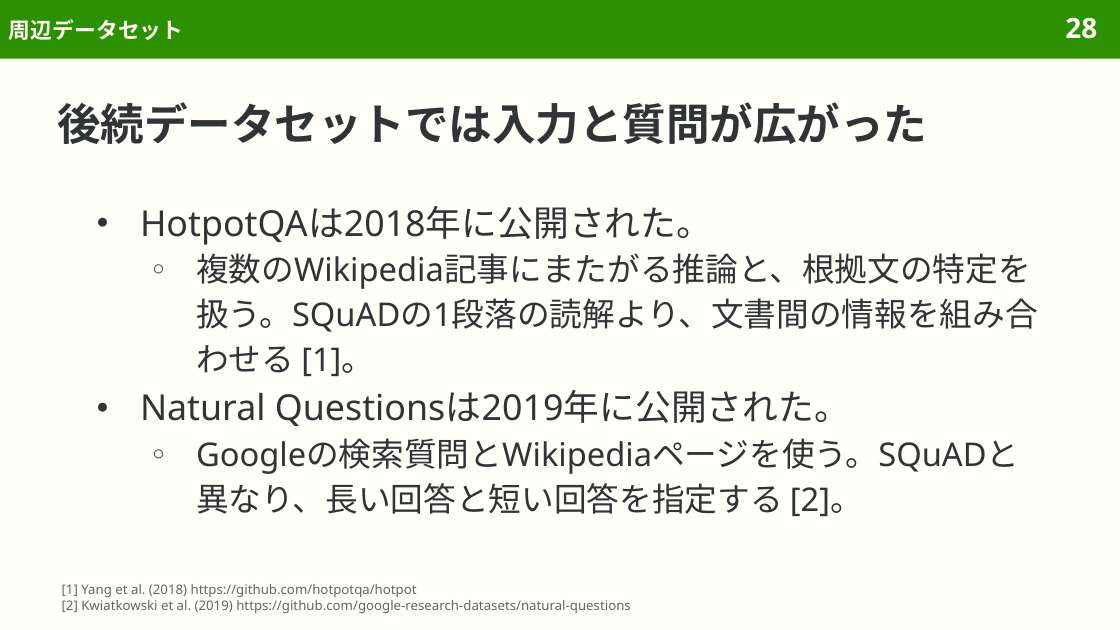
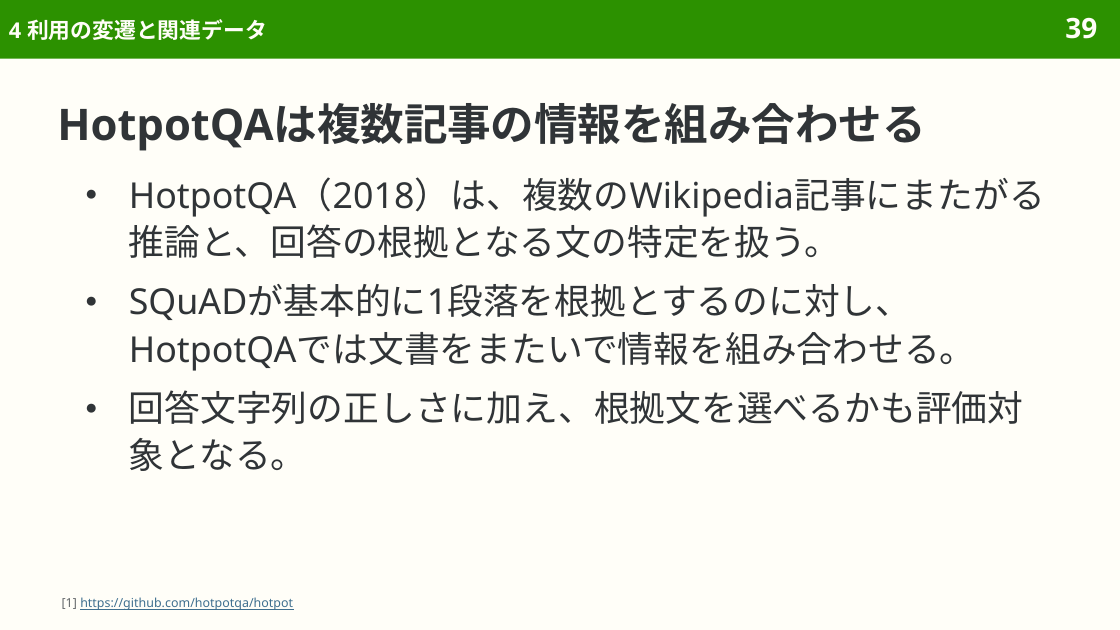
Before and after one commit to sasakiy84/datasets-in-10-minutes, a slide deck: slide 39 of slides/datasets-in-10-minutes-squad.pptx (slide 28 before the commit). Drawn at 1120x630 pixels with LibreOffice and Linux fonts; fonts in the diff are those of the drawing. Boxes give left, top, right and bottom in pixels: in the first picture for what was removed or moved away, otherwise in the second. Text is boxed around its words. In the diff, an @@ line names an element or a change of style, - is before the commit and + after.

Commit message:
Restructure all dataset slides around reader knowledge and concrete examples

```diff
--- a/slides/datasets-in-10-minutes-squad.pptx
+++ b/slides/datasets-in-10-minutes-squad.pptx
@@ title at [9,19,267,40]: text changed @@
-周辺データセット
+4 利用の変遷と関連データ
@@ page number at [1065,17,1097,39]: text changed @@
-28
+39
@@ title at [57,103,926,151]: text changed @@
-後続データセットでは入力と質問が広がった
+HotpotQAは複数記事の情報を組み合わせる
@@ text at [129,177,1045,471]: text changed; size 21 to 23 pt @@
-● HotpotQAは2018年に公開された。
-  ○ 複数のWikipedia記事にまたがる推論と、根拠文の特定を扱う。SQuADの1段落の読解より、文書間の情報を組み合わせる [1]。
-● Natural Questionsは2019年に公開された。
-  ○ Googleの検索質問とWikipediaページを使う。SQuADと異なり、長い回答と短い回答を指定する [2]。
+● HotpotQA（2018）は、複数のWikipedia記事にまたがる推論と、回答の根拠となる文の特定を扱う。
+● SQuADが基本的に1段落を根拠とするのに対し、HotpotQAでは文書をまたいで情報を組み合わせる。
+● 回答文字列の正しさに加え、根拠文を選べるかも評価対象となる。
@@ text at [62,597,293,610]: text changed; size 8.5 to 8 pt; text colour #626669 to #3F6F8F @@
-[1] Yang et al. (2018) https://github.com/hotpotqa/hotpot
-[2] Kwiatkowski et al. (2019) https://github.com/google-research-datasets/natural-questions
+[1] https://github.com/hotpotqa/hotpot
```
Also in this commit, not shown: 96 other slides changed, 11 slides added, 1 slide removed, 12 other files.
